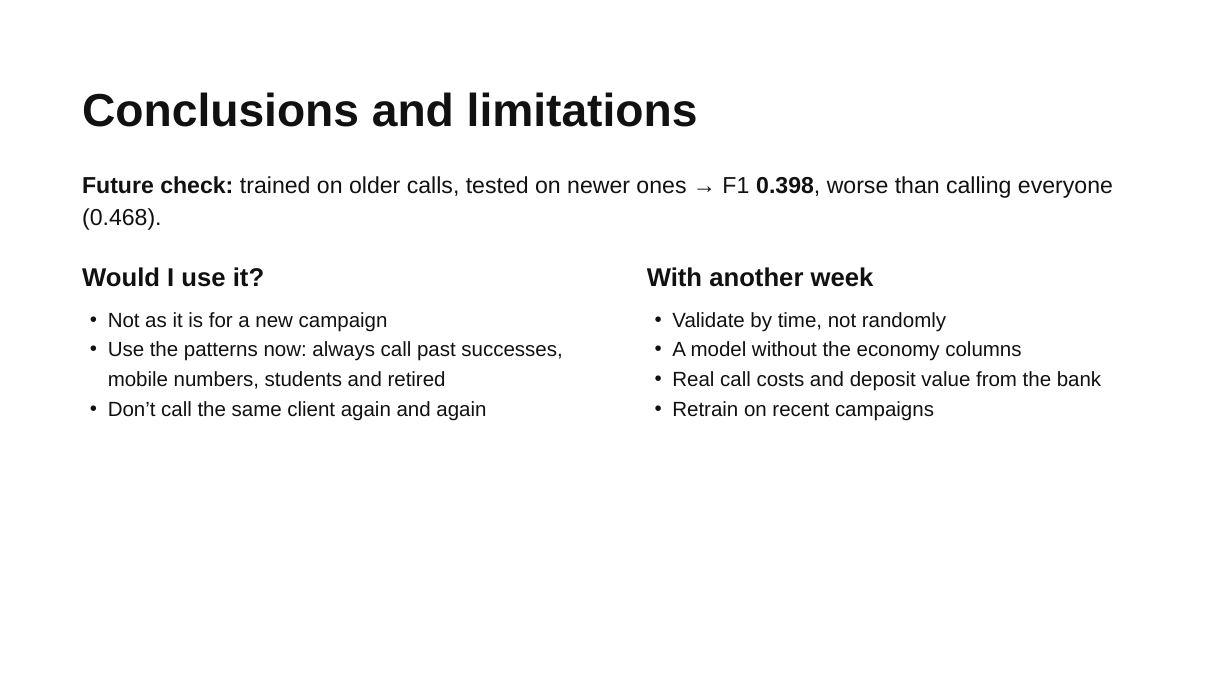
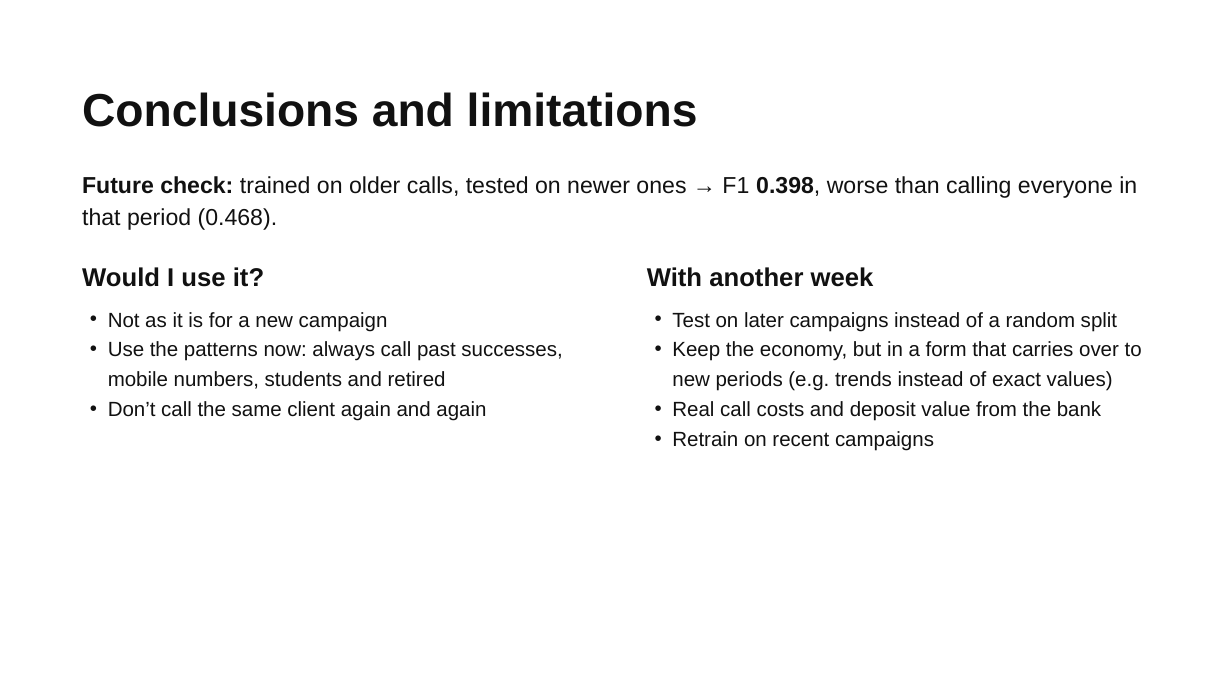
Before and after one commit to TamimWahage/project-2-ml, a slide deck: slide 10 of presentation/Bank Marketing Who Subscribes.pptx. Drawn at 1232x693 pixels with LibreOffice and Linux fonts; fonts in the diff are those of the drawing. Boxes give left, top, right and bottom in pixels: in the first picture for what was removed or moved away, otherwise in the second. Text is boxed around its words. In the diff, an @@ line names an element or a change of style, - is before the commit and + after.

```diff
--- a/presentation/Bank Marketing Who Subscribes.pptx
+++ b/presentation/Bank Marketing Who Subscribes.pptx
@@ text at (x1=82, y1=176, x2=1137, y2=230): text changed @@
-Future check: trained on older calls, tested on newer ones → F1 0.398, worse than calling everyone (0.468).
+Future check: trained on older calls, tested on newer ones → F1 0.398, worse than calling everyone in that period (0.468).
@@ text at (x1=672, y1=312, x2=1142, y2=391): text changed @@
-• Validate by time, not randomly
-• A model without the economy columns
+• Test on later campaigns instead of a random split
+• Keep the economy, but in a form that carries over to new periods (e.g. trends instead of exact values)
```
Also in this commit, not shown: 3 other slides changed, 4 other files.
